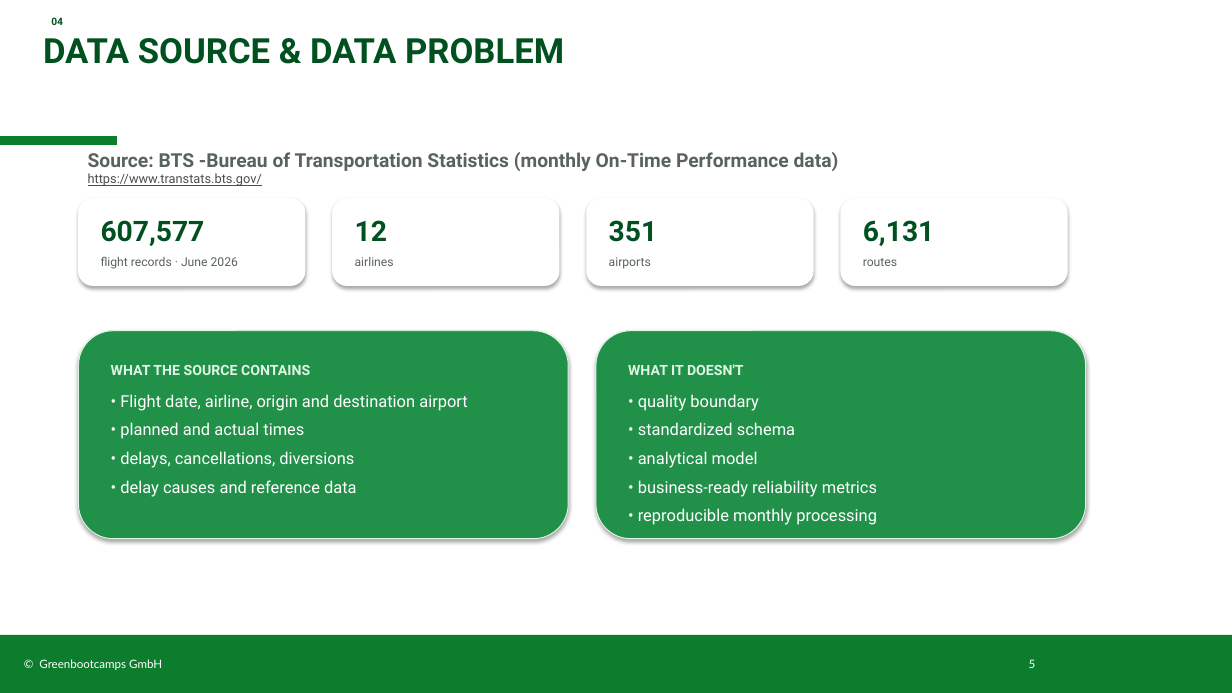
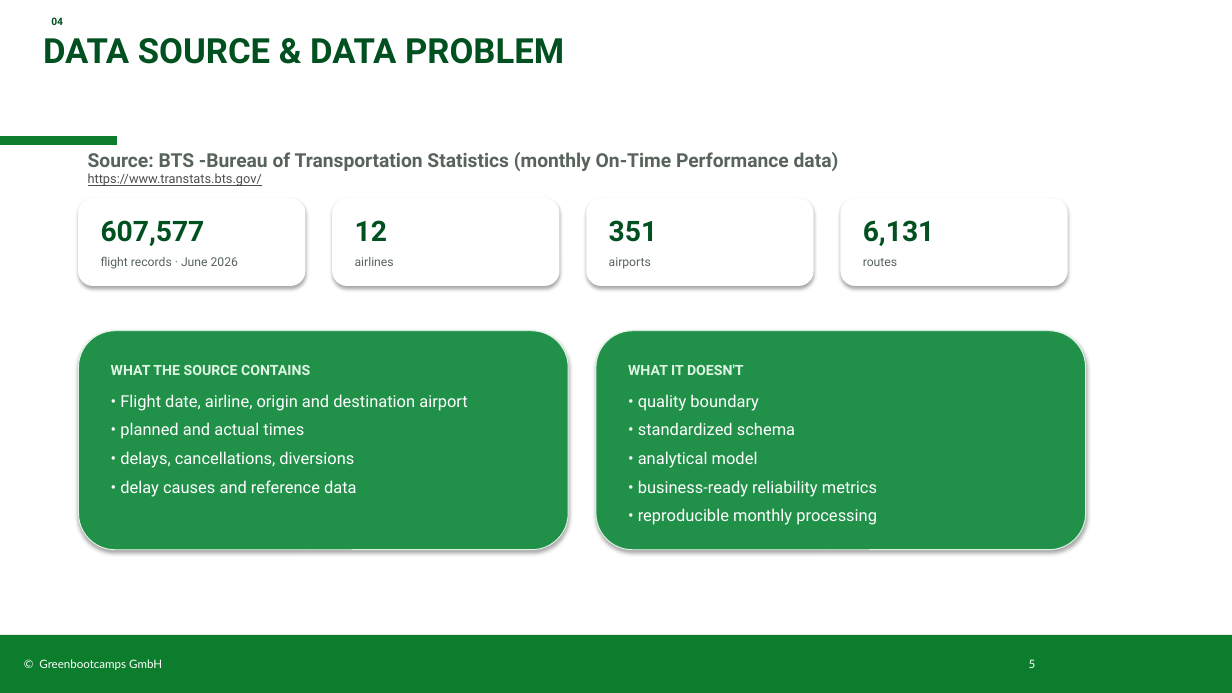
Before and after one commit to Peter-SQL/airline-operations-pipeline, a slide deck: slide 5 of docs/Airline_Reliability_PB.pptx. Drawn at 1232x693 pixels with LibreOffice and Linux fonts; fonts in the diff are those of the drawing; background and template pictures are left out. Boxes give left, top, right and bottom in pixels: in the first picture for what was removed or moved away, otherwise in the second. Text is boxed around its words. In the diff, an @@ line names an element or a change of style, - is before the commit and + after.

```diff
--- a/docs/Airline_Reliability_PB.pptx
+++ b/docs/Airline_Reliability_PB.pptx
@@ rounded rectangle resized from (x1=79, y1=331, x2=568, y2=539) to (x1=79, y1=331, x2=568, y2=550) @@
@@ rounded rectangle resized from (x1=596, y1=331, x2=1086, y2=539) to (x1=596, y1=331, x2=1086, y2=550) @@
```
Also in this commit, not shown: 9 other slides changed.
